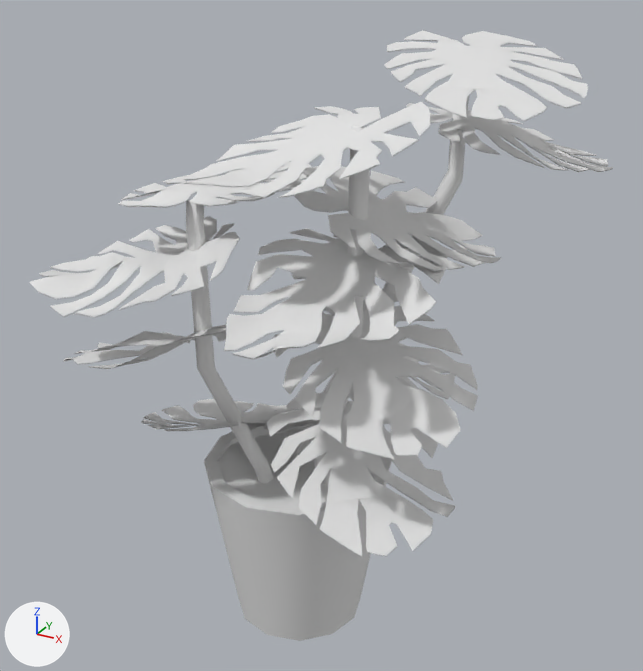
The FBX model Assets/Enviro Static Meshes/Meshes/SM_Plant.fbx as it was, and as the next commit left it.
One viewpoint serves both versions: a 50 mm lens placed at (1.215, -2.059, 2.004), pointed at (0.022, 0.11, 0.919). Every picture has the same lights, and +X, +Y and +Z are marked at lower left. Where no turn or scale is listed for an object, it has been applied to the vertices.

Names of what the first picture shows: 'SM_Plant'.
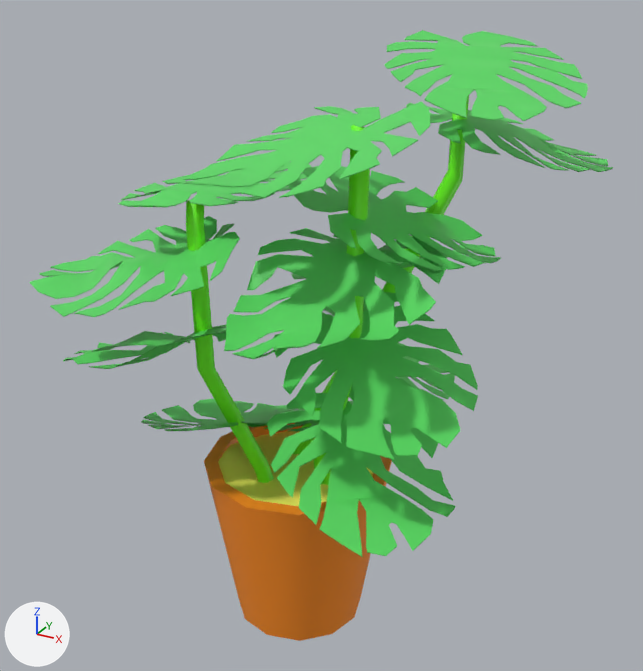
Changed parts and their boxes (x1, y1, x2, y2) in the pictures (643 x 671 px):
'SM_Plant', surface changed (white to green)
    both: (30, 30, 613, 641)

The change, as a list of edits to the scene's bpy script:
```text
Add img_prop_texture_set01_png:
    img_prop_texture_set01_png = load_image('Prop_Texture_Set01.png', '../../Materials/Prop_Texture_Set01.png', 64, 64, 'sRGB')
Change mat_mr_props:
    remove mat_mr_props.base_color = (0.8, 0.8, 0.8)  # white #e7e7e7
    add mat_mr_props.texture = img_prop_texture_set01_png
Change me_cylinder_001:
    where me_cylinder_001.from_pydata(...)  # 3317 vertices, 3378 faces; spans x -0.63..0.72, y -0.54..0.76, z 0.0..1.78
    used by ob_sm_plant; location = (0.0, 0.0, 0.0)
    me_cylinder_001 part 1: texture (UV) coordinates of 3378 of 3378 faces, centred in x -0.61..0.71, y -0.53..0.74, z 0.0..1.77, changed; they spanned u 0.0..1.0, v 0.0..1.0 and now span u 0.56..0.9, v 0.16..0.74
```
